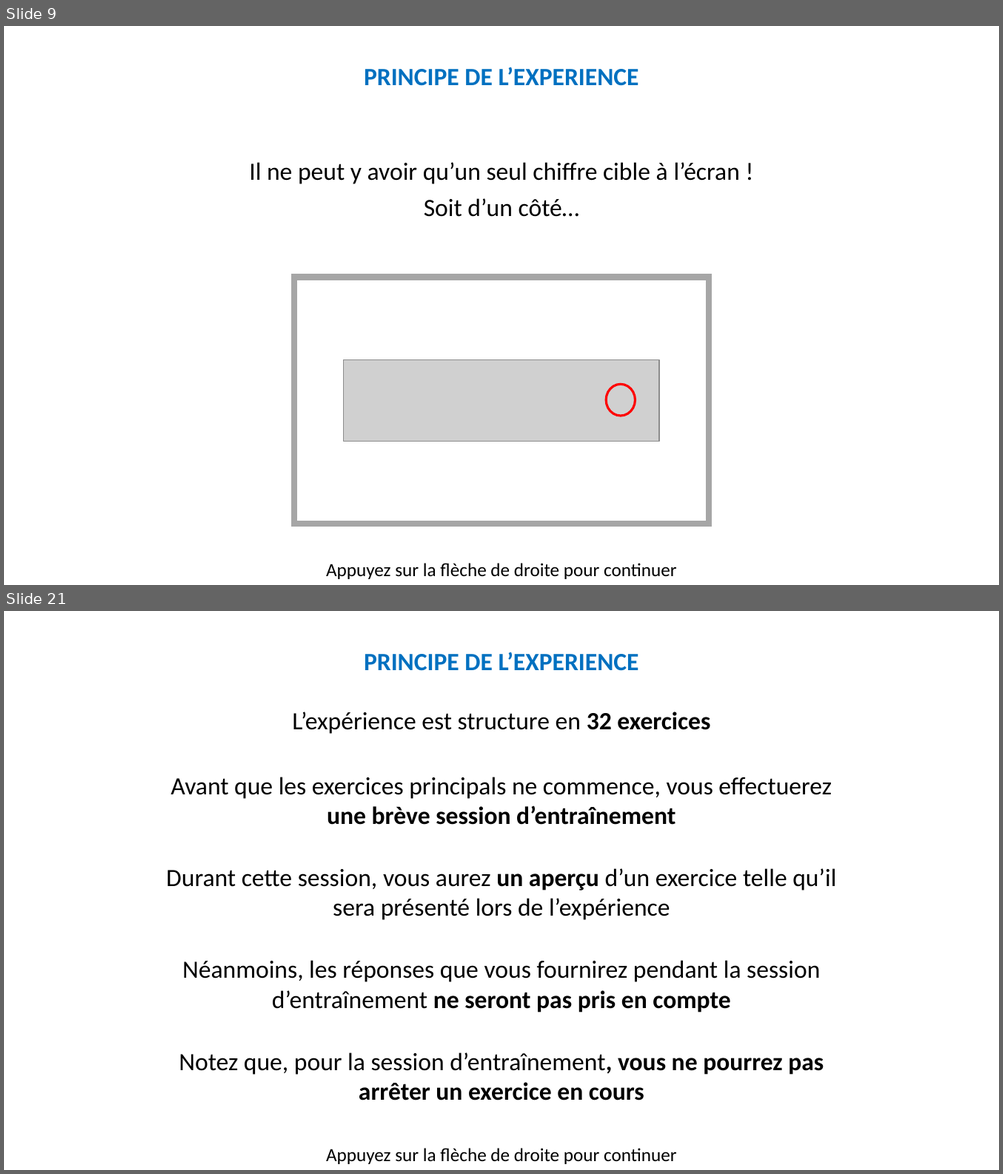
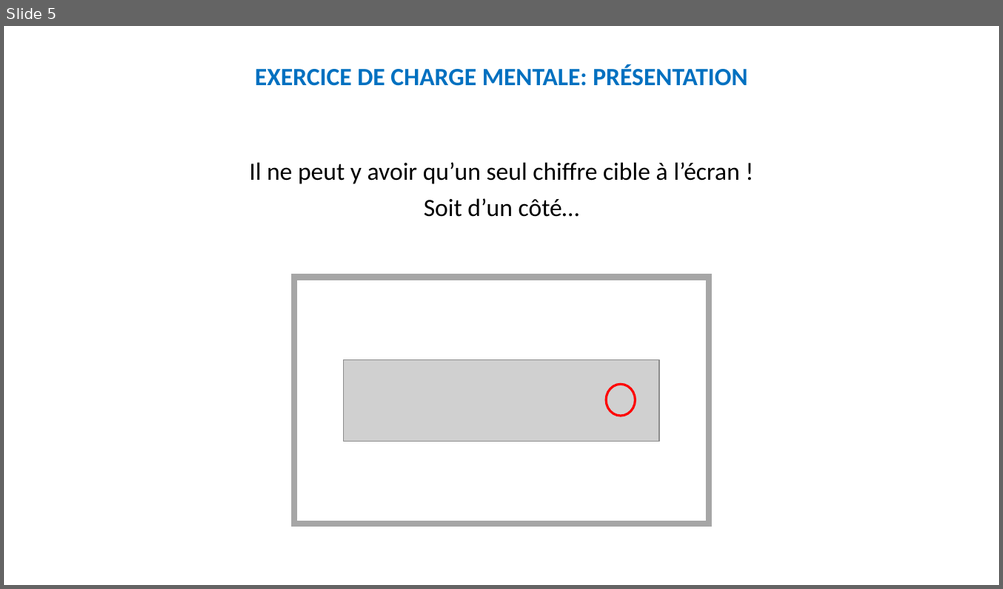
Before and after one commit to MBB-team/Online_Testing, a slide deck: src/EngMain/Stimuli/Instructions.pptx. Shown one above the other, each under a label of ours: slides 9 and 21 before the commit, slide 5 after it; the slides between them are not shown. The pictures are 1003x1174 and 1003x589 pixels, drawn with LibreOffice and Linux fonts; fonts in the diff are those of the drawing; grey boxes stand for pictures. Boxes give left, top, right and bottom in pixels: in the first picture for what was removed or moved away, otherwise in the second. Text is boxed around its words. In the diff, an @@ line names an element or a change of style, - is before the commit and + after.

```diff
--- a/src/EngMain/Stimuli/Instructions.pptx
+++ b/src/EngMain/Stimuli/Instructions.pptx
@@ slide 21 removed at bbox=[4, 611, 999, 1170], background #FFFFFF @@
@@ text removed at bbox=[364, 652, 639, 671] @@
-PRINCIPE DE L’EXPERIENCE
@@ text removed at bbox=[166, 712, 836, 1101] @@
-L’expérience est structure en 32 exercices
-Avant que les exercices principals ne commence, vous effectuerez une brève session d’entraînement
-Durant cette session, vous aurez un aperçu d’un exercice telle qu’il sera présenté lors de l’expérience
-Néanmoins, les réponses que vous fournirez pendant la session d’entraînement ne seront pas pris en compte
-Notez que, pour la session d’entraînement, vous ne pourrez pas arrêter un exercice en cours
@@ text removed at bbox=[326, 1148, 677, 1165] @@
-Appuyez sur la flèche de droite pour continuer
@@ what was slide 9 is now slide 5 @@
@@ slide 5 changed as well @@
@@ text added at bbox=[255, 65, 747, 86], 24 pt, text #0070C0, bold @@
+EXERCICE DE CHARGE MENTALE: PRÉSENTATION
@@ text removed at bbox=[364, 67, 639, 86] @@
-PRINCIPE DE L’EXPERIENCE
@@ text removed at bbox=[326, 563, 677, 580] @@
-Appuyez sur la flèche de droite pour continuer
```
Also in this commit, not shown: 8 other slides changed, 8 slides added, 12 other slides removed.
